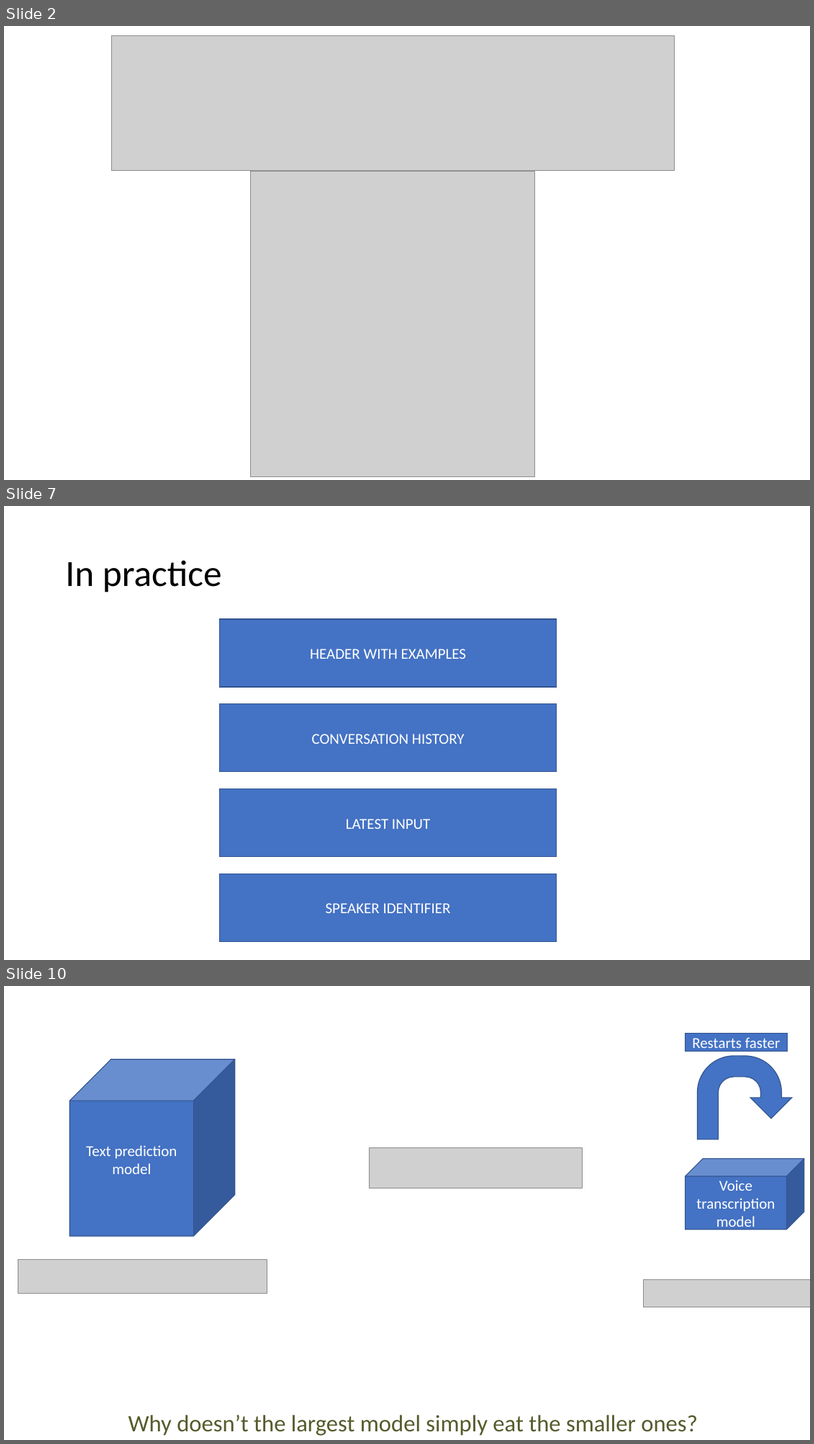
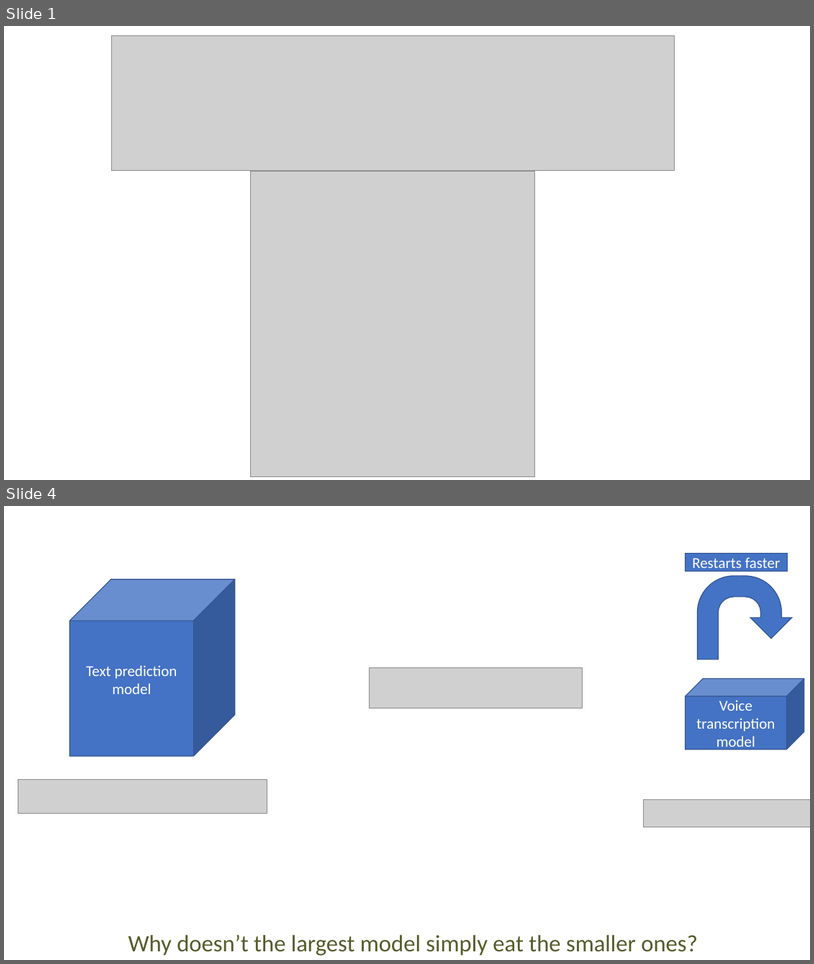
Before and after one commit to TeamDman/toolformer, a slide deck: video/Presentation1.pptx. Shown one above the other, each under a label of ours: slides 2, 7 and 10 before the commit, slides 1 and 4 after it; the slides between them are not shown. The pictures are 814x1444 and 814x964 pixels, drawn with LibreOffice and Linux fonts; fonts in the diff are those of the drawing; grey boxes stand for pictures; background and template pictures are left out. Boxes give left, top, right and bottom in pixels: in the first picture for what was removed or moved away, otherwise in the second. Text is boxed around its words. In the diff, an @@ line names an element or a change of style, - is before the commit and + after.

```diff
--- a/video/Presentation1.pptx
+++ b/video/Presentation1.pptx
@@ slide 7 removed at <box>4,506,810,960</box>, background #FFFFFF @@
@@ title removed at <box>65,560,222,592</box> @@
-In practice
@@ rectangle removed at <box>220,619,558,687</box> @@
-HEADER WITH EXAMPLES
@@ rectangle removed at <box>220,704,558,772</box> @@
-CONVERSATION HISTORY
@@ rectangle removed at <box>220,788,558,856</box> @@
-LATEST INPUT
@@ rectangle removed at <box>220,874,558,942</box> @@
-SPEAKER IDENTIFIER
@@ what was slide 2 is now slide 1 @@
@@ what was slide 10 is now slide 4 @@
```
Also in this commit, not shown: 2 slides changed, 1 slide added, 7 other slides removed, 12 other files.
